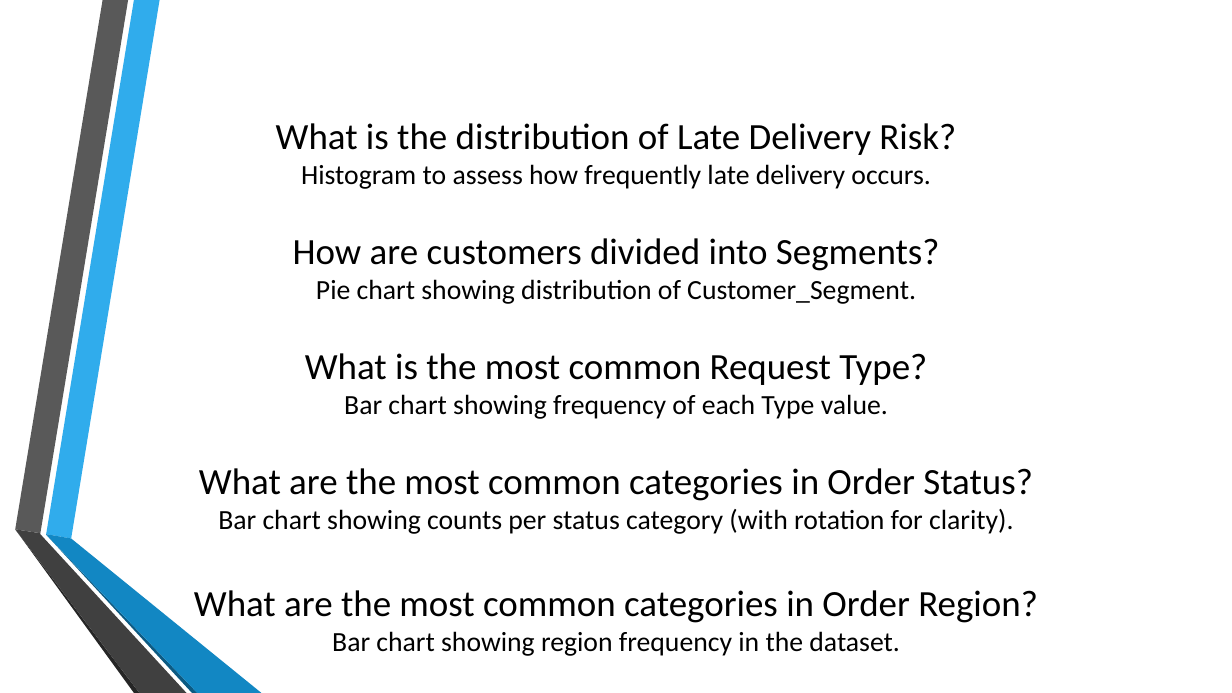
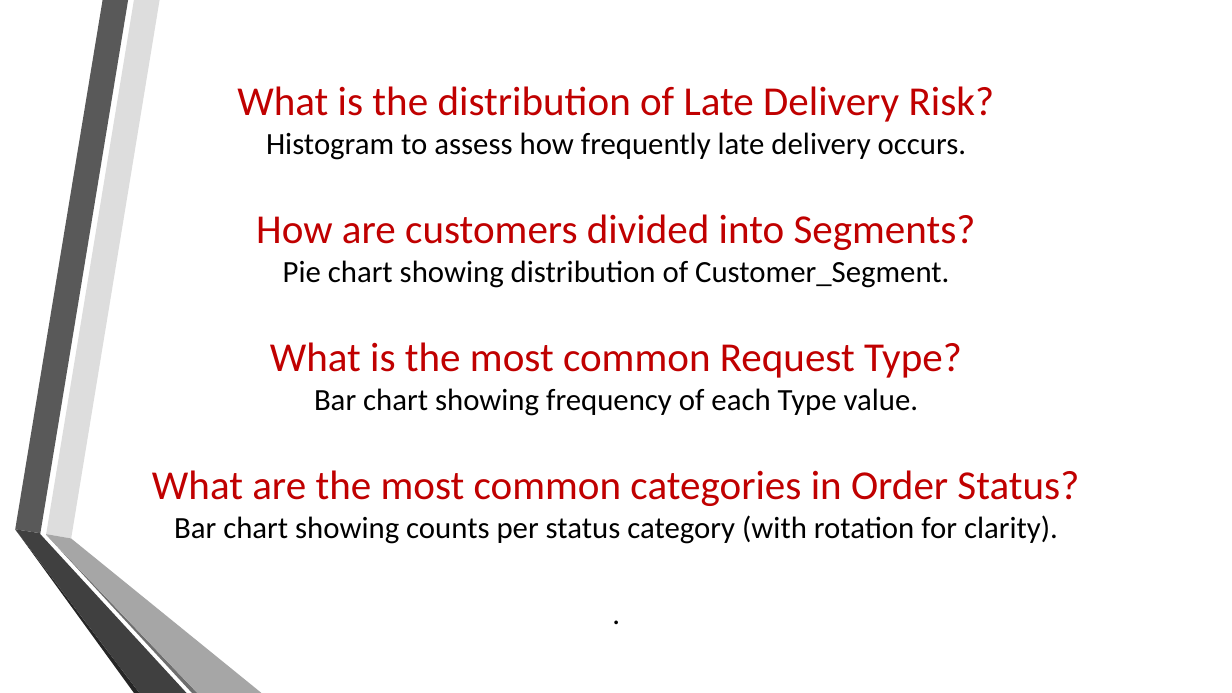
Before and after one commit to mariam530/supply-chain-project, a slide deck: slide 25 of New Microsoft PowerPoint Presentation.pptx (slide 21 before the commit). Drawn at 1232x693 pixels with LibreOffice and Linux fonts; fonts in the diff are those of the drawing; background and template pictures are left out. Boxes give left, top, right and bottom in pixels: in the first picture for what was removed or moved away, otherwise in the second. Text is boxed around its words. In the diff, an @@ line names an element or a change of style, - is before the commit and + after.

```diff
--- a/New Microsoft PowerPoint Presentation.pptx
+++ b/New Microsoft PowerPoint Presentation.pptx
@@ freeform shape at (46, 0, 160, 539): fill #30ACEC to #DDDDDD @@
@@ title at (152, 86, 1079, 544): text changed; size 21.6 to 24 pt @@
-What is the distribution of Late Delivery Risk?
-Histogram to assess how frequently late delivery occurs.
-How are customers divided into Segments?
-Pie chart showing distribution of Customer_Segment.
-What is the most common Request Type?
-Bar chart showing frequency of each Type value.
-What are the most common categories in Order Status?
-Bar chart showing counts per status category (with rotation for clarity).
-What are the most common categories in Order Region?
-Bar chart showing region frequency in the dataset.
+What is the distribution of Late Delivery Risk?
+Histogram to assess how frequently late delivery occurs.
+How are customers divided into Segments?
+Pie chart showing distribution of Customer_Segment.
+What is the most common Request Type?
+Bar chart showing frequency of each Type value.
+What are the most common categories in Order Status?
+Bar chart showing counts per status category (with rotation for clarity).
+.
@@ freeform shape at (46, 535, 198, 693): fill #0C5A82 to #6E6E6E @@
@@ freeform shape at (46, 534, 262, 693): fill #1287C3 to #A6A6A6 @@
```
Also in this commit, not shown: 33 other slides changed, 5 slides added.
